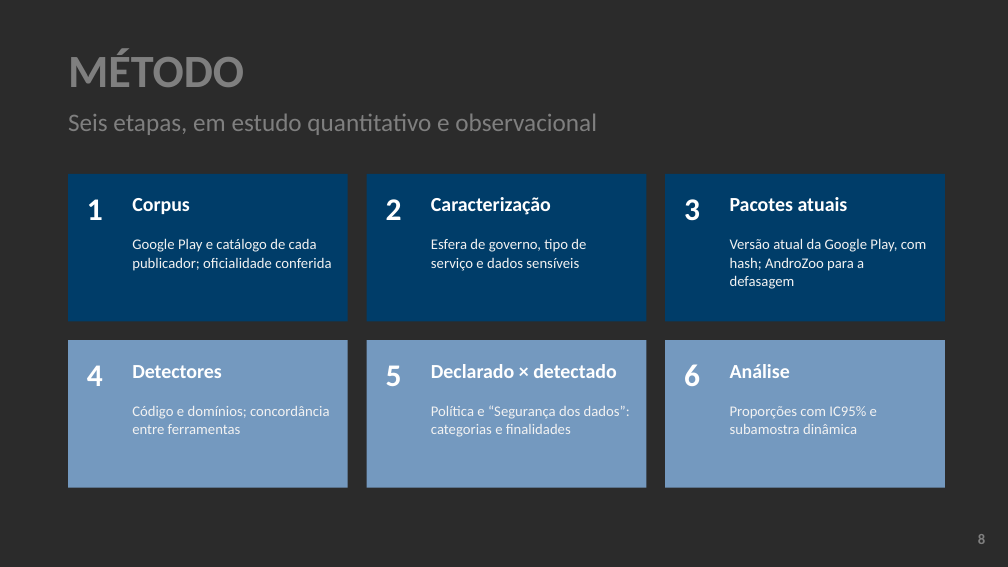
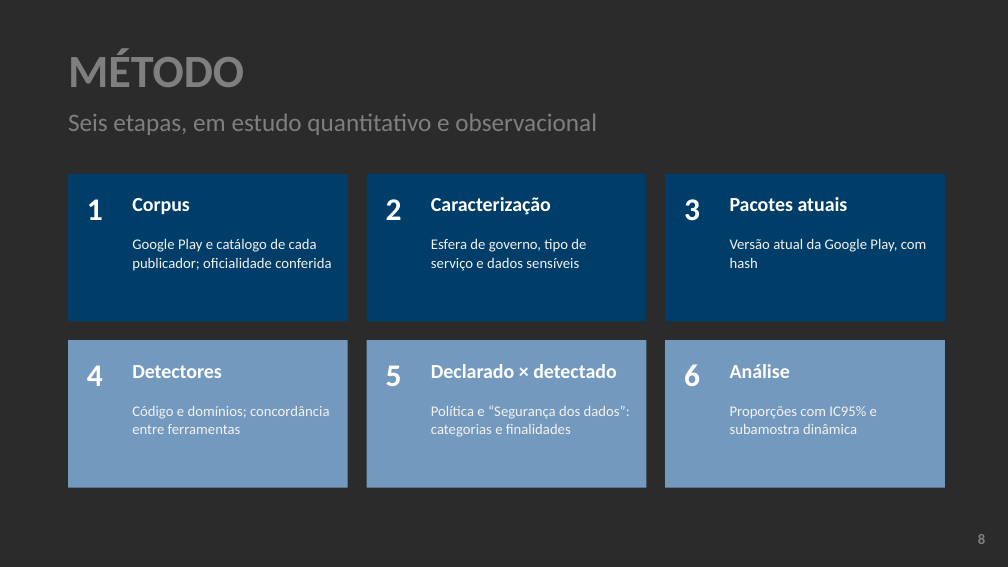
Before and after one commit to ClaudioAMF1/TCC, a slide deck: slide 8 of tcc/apresentacao/simulacao-defesa-rascunho.pptx. Drawn at 1008x567 pixels with LibreOffice and Linux fonts; fonts in the diff are those of the drawing; background and template pictures are left out; a plain dark background stands for a picture behind light text. Boxes give left, top, right and bottom in pixels: in the first picture for what was removed or moved away, otherwise in the second. Text is boxed around its words. In the diff, an @@ line names an element or a change of style, - is before the commit and + after.

```diff
--- a/tcc/apresentacao/simulacao-defesa-rascunho.pptx
+++ b/tcc/apresentacao/simulacao-defesa-rascunho.pptx
@@ text at [730, 238, 927, 268]: text changed @@
-Versão atual da Google Play, com hash; AndroZoo para a defasagem
+Versão atual da Google Play, com hash
```
Also in this commit, not shown: 4 other slides changed, 5 other files.
